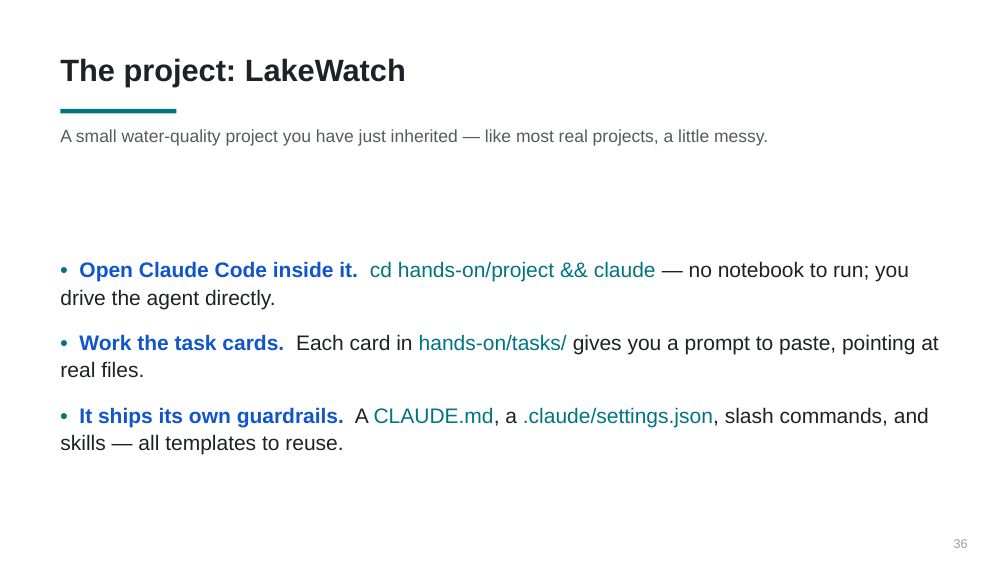
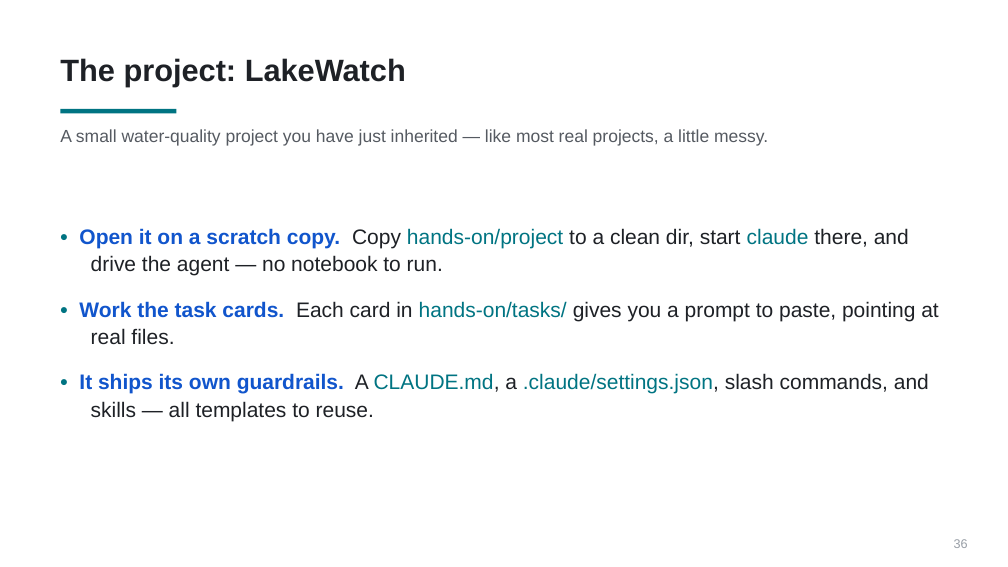
Before and after one commit to PursuitOfDataScience/uchicago-workshops, a slide deck: slide 36 of claude-code-tutorial/claude-code-tutorial.pptx. Drawn at 1008x567 pixels with LibreOffice and Linux fonts; fonts in the diff are those of the drawing. Boxes give left, top, right and bottom in pixels: in the first picture for what was removed or moved away, otherwise in the second. Text is boxed around its words. In the diff, an @@ line names an element or a change of style, - is before the commit and + after.

```diff
--- a/claude-code-tutorial/claude-code-tutorial.pptx
+++ b/claude-code-tutorial/claude-code-tutorial.pptx
@@ text "• Open it on a ...": place and size @@
-text "• Open it on a ..." at box(60, 261, 938, 454)
+text "• Open it on a ..." at box(79, 228, 938, 421)
@@ text "• Open it on a ..." at box(79, 228, 938, 421): vertical alignment middle to top @@
@@ text at box(79, 228, 909, 276): text changed @@
-• Open Claude Code inside it. cd hands-on/project && claude — no notebook to run; you drive the agent directly.
+• Open it on a scratch copy. Copy hands-on/project to a clean dir, start claude there, and drive the agent — no notebook to run.
@@ text at box(79, 301, 938, 421): indent changed @@
```
Also in this commit, not shown: 17 other slides changed, 21 other files.
